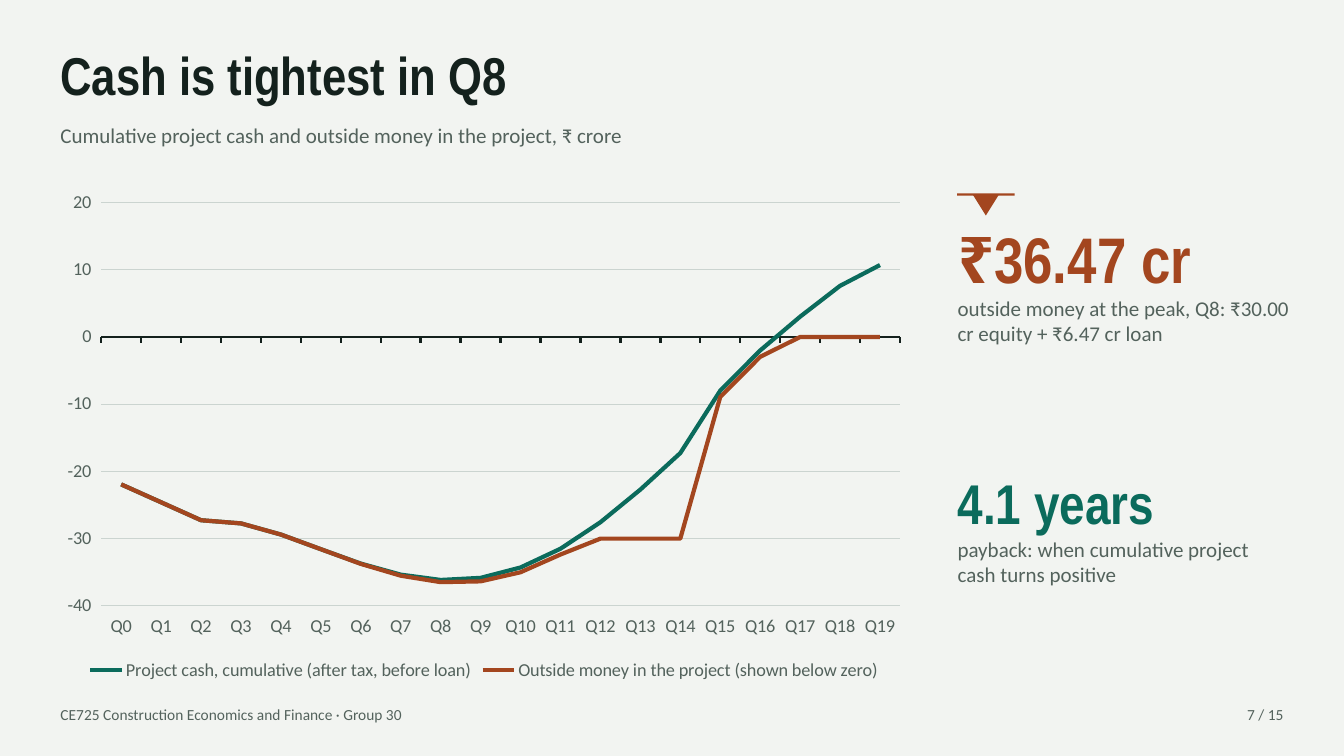
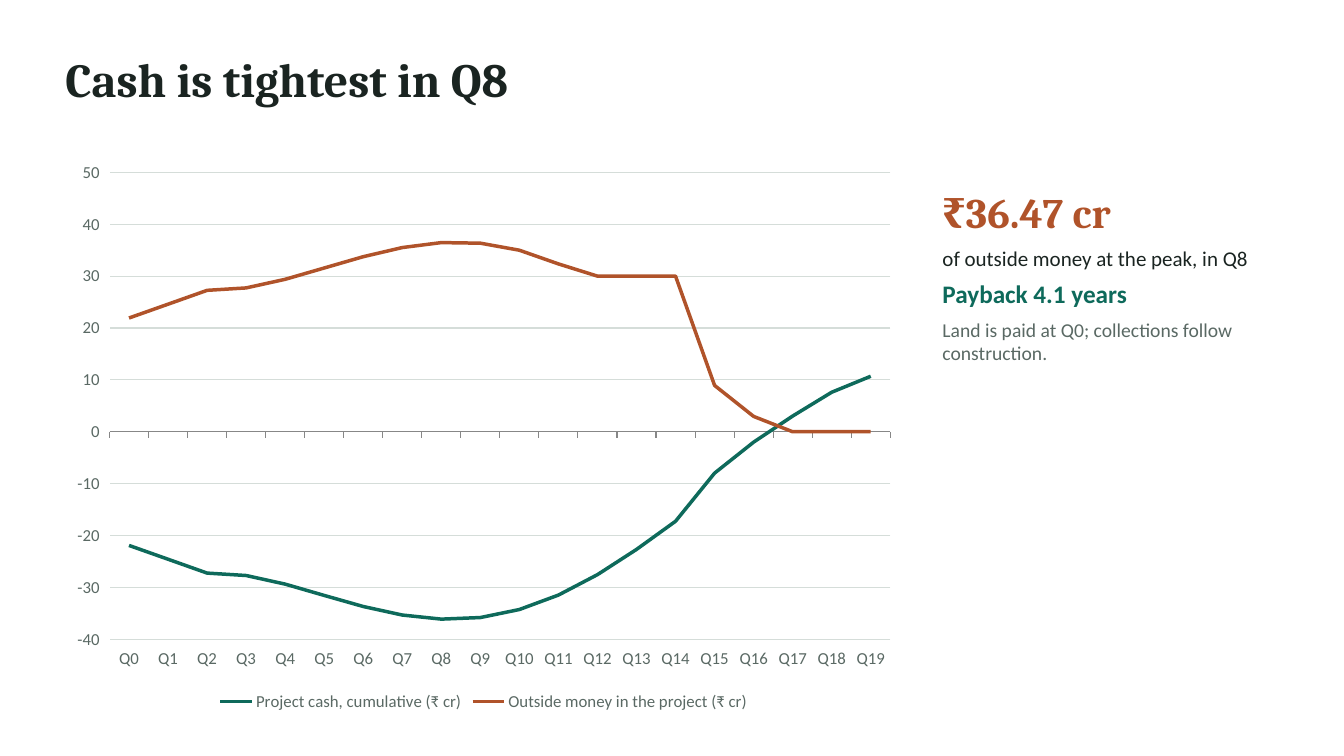
Before and after one commit to Shivanshyyy/CE725_Group30, a slide deck: slide 7 of docs/Presentation.pptx. Drawn at 1344x756 pixels with LibreOffice and Linux fonts; fonts in the diff are those of the drawing. Boxes give left, top, right and bottom in pixels: in the first picture for what was removed or moved away, otherwise in the second. Text is boxed around its words. In the diff, an @@ line names an element or a change of style, - is before the commit and + after.

```diff
--- a/docs/Presentation.pptx
+++ b/docs/Presentation.pptx
@@ background #F2F4F1 to #FFFFFF @@
@@ text "Cash is tightest in Q8" at bbox=[65, 64, 508, 108]: size 38 to 34 pt, font Arial Narrow to Cambria, text colour #14211D to #1A2421 @@
@@ text removed at bbox=[60, 128, 621, 147] @@
-Cumulative project cash and outside money in the project, ₹ crore
@@ line chart at bbox=[60, 151, 907, 716] @@
-Project cash, cumulative (after tax, before loan): -22, -25, -27, -28, -29, -32, -34, -35, -36, -36, -34, -32, -28, -23, -17, -8, -2, 3, 8, 11
+Project cash, cumulative (₹ cr): -22, -25, -27, -28, -29, -32, -34, -35, -36, -36, -34, -32, -28, -23, -17, -8, -2, 3, 8, 11
@@ colour of Project cash, cumulative (₹ cr) #0B6B5C to #0E6A5B @@
-Outside money in the project (shown below zero): -22, -25, -27, -28, -29, -32, -34, -36, -36, -36, -35, -32, -30, -30, -30, -9, -3, 0, 0, 0
+Outside money in the project (₹ cr): 22, 25, 27, 28, 29, 32, 34, 36, 36, 36, 35, 32, 30, 30, 30, 9, 3, 0, 0, 0
@@ colour of Outside money in the project (₹ cr) #A3461F to #B0532A @@
@@ legend changed @@
@@ category axis changed @@
@@ value axis changed @@
@@ lettering changed @@
@@ line chart: place and size @@
-line chart at bbox=[50, 181, 918, 686]
+line chart at bbox=[60, 151, 907, 716]
@@ text added at bbox=[942, 199, 1248, 360], 14 pt, text #5A6964 @@
+₹36.47 cr
+of outside money at the peak, in Q8
+Payback 4.1 years
+Land is paid at Q0; collections follow construction.
@@ rectangle removed at bbox=[957, 194, 1014, 196] @@
@@ triangle removed at bbox=[973, 195, 999, 216] @@
@@ text removed at bbox=[994, 238, 1191, 284] @@
-₹36.47 cr
@@ text removed at bbox=[958, 301, 1288, 345] @@
-outside money at the peak, Q8: ₹30.00 cr equity + ₹6.47 cr loan
@@ text removed at bbox=[958, 485, 1154, 534] @@
-4.1 years
@@ text removed at bbox=[958, 542, 1248, 586] @@
-payback: when cumulative project cash turns positive
@@ text removed at bbox=[60, 709, 402, 723] @@
-CE725 Construction Economics and Finance · Group 30
@@ text removed at bbox=[1247, 710, 1284, 720] @@
-7 / 15
```
Also in this commit, not shown: 9 other slides changed, 3 slides added, 5 slides removed, 26 other files.
